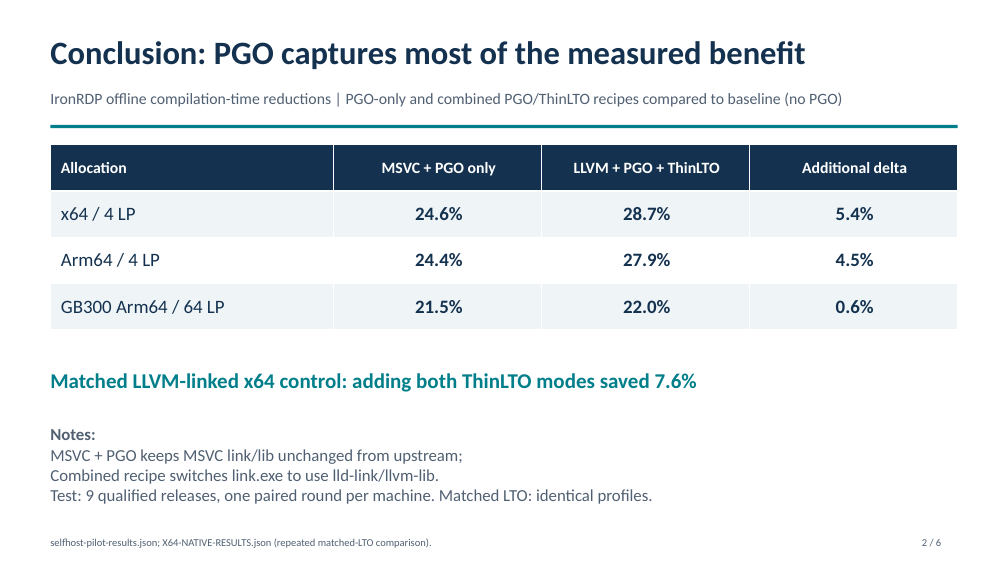
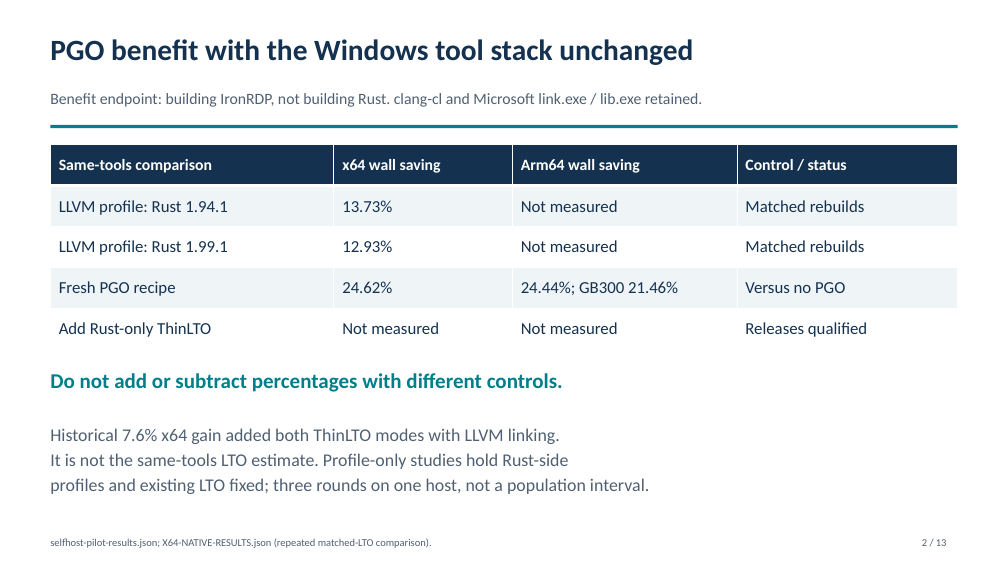
Before and after one commit to marcpems/IronRDP-ci-benchmark, a slide deck: slide 2 of ci-benchmark/matched-release/Rust-Optimization-Summary-Published.pptx. Drawn at 1008x567 pixels with LibreOffice and Linux fonts; fonts in the diff are those of the drawing. Boxes give left, top, right and bottom in pixels: in the first picture for what was removed or moved away, otherwise in the second. Text is boxed around its words. In the diff, an @@ line names an element or a change of style, - is before the commit and + after.

```diff
--- a/ci-benchmark/matched-release/Rust-Optimization-Summary-Published.pptx
+++ b/ci-benchmark/matched-release/Rust-Optimization-Summary-Published.pptx
@@ text at [50,39,693,65]: text changed; size 31 to 28 pt @@
-Conclusion: PGO captures most of the measured benefit
+PGO benefit with the Windows tool stack unchanged
@@ text at [50,93,703,107]: text changed @@
-IronRDP offline compilation-time reductions | PGO-only and combined PGO/ThinLTO recipes compared to baseline (no PGO)
+Benefit endpoint: building IronRDP, not building Rust. clang-cl and Microsoft link.exe / lib.exe retained.
@@ table at [51,145,958,350] @@
-row 1: Allocation | MSVC + PGO only | LLVM + PGO + ThinLTO | Additional delta
-row 2: x64 / 4 LP | 24.6% | 28.7% | 5.4%
-row 3: Arm64 / 4 LP | 24.4% | 27.9% | 4.5%
-row 4: GB300 Arm64 / 64 LP | 21.5% | 22.0% | 0.6%
+row 1: Same-tools comparison | x64 wall saving | Arm64 wall saving | Control / status
+row 2: LLVM profile: Rust 1.94.1 | 13.73% | Not measured | Matched rebuilds
+row 3: LLVM profile: Rust 1.99.1 | 12.93% | Not measured | Matched rebuilds
+row 4: Fresh PGO recipe | 24.62% | 24.44%; GB300 21.46% | Versus no PGO
+row 5: Add Rust-only ThinLTO | Not measured | Not measured | Releases qualified
@@ text at [50,373,563,392]: text changed @@
-Matched LLVM-linked x64 control: adding both ThinLTO modes saved 7.6%
+Do not add or subtract percentages with different controls.
@@ text at [50,428,649,494]: text changed; size 16 to 17 pt @@
-Notes:
-MSVC + PGO keeps MSVC link/lib unchanged from upstream;
-Combined recipe switches link.exe to use lld-link/llvm-lib.
-Test: 9 qualified releases, one paired round per machine. Matched LTO: identical profiles.
+Historical 7.6% x64 gain added both ThinLTO modes with LLVM linking.
+It is not the same-tools LTO estimate. Profile-only studies hold Rust-side
+profiles and existing LTO fixed; three rounds on one host, not a population interval.
@@ text at [922,539,947,546]: text changed @@
-2 / 6
+2 / 13
```
Also in this commit, not shown: 5 other slides changed, 7 slides added, 3 slides removed, 4 other files.
